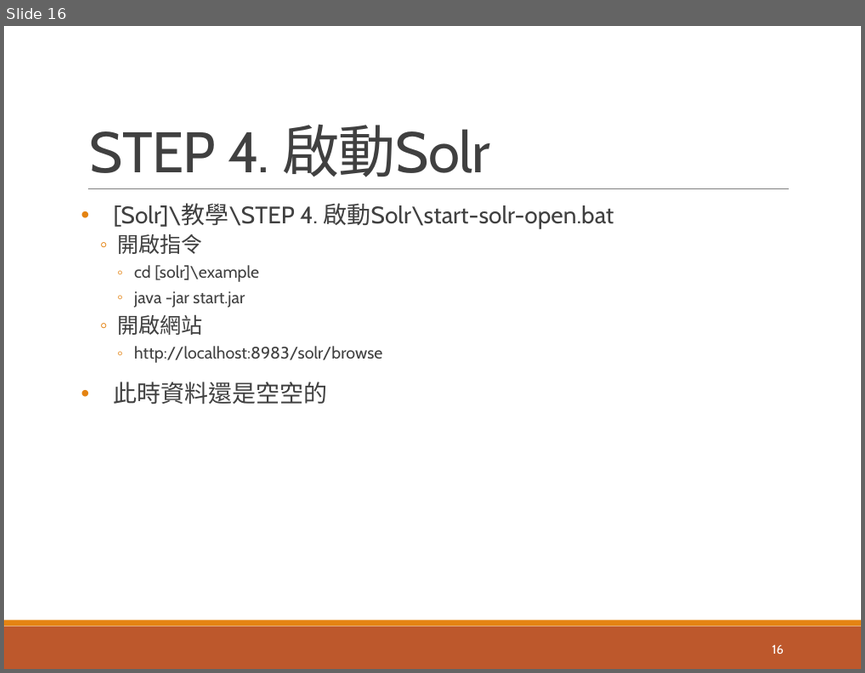
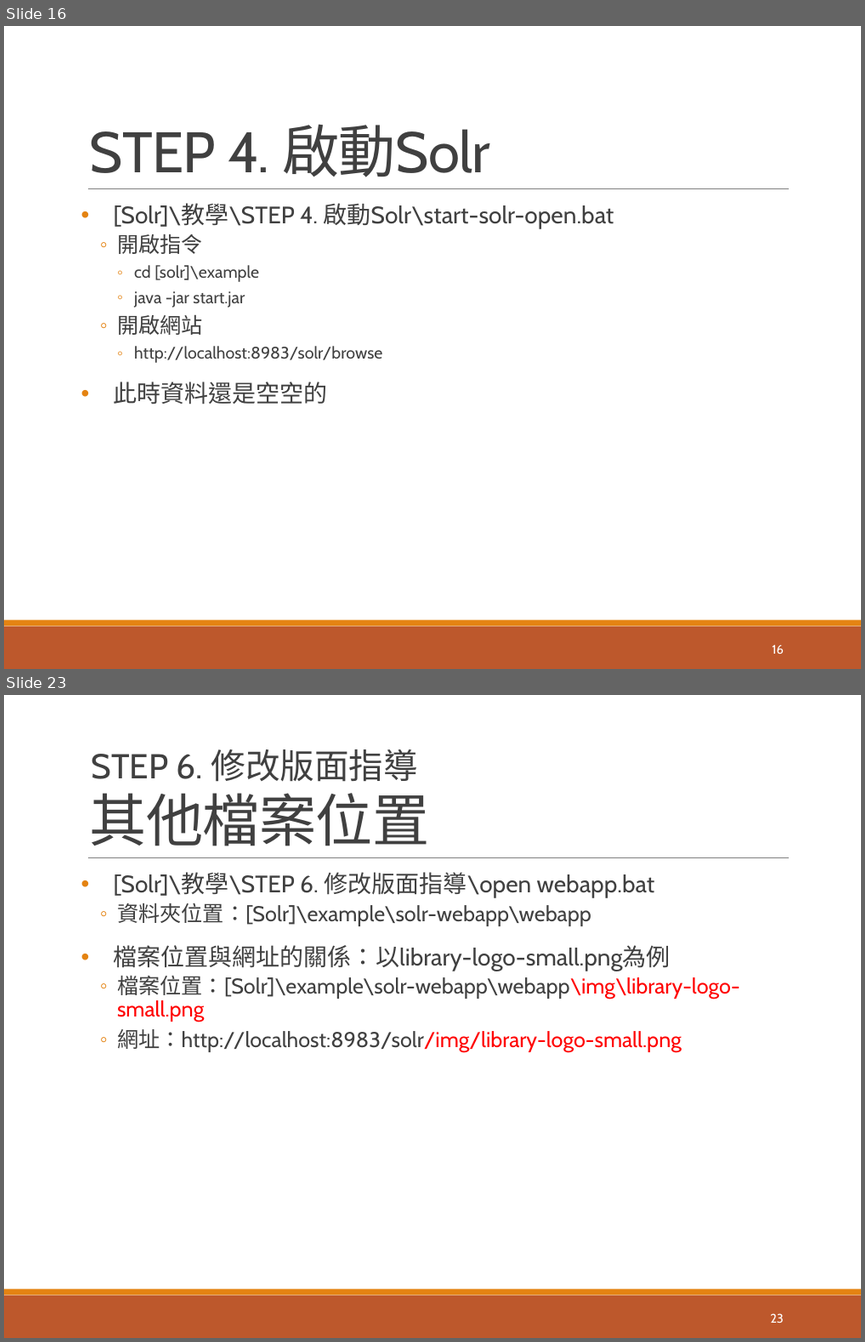
Before and after one commit to pulipulichen/ir-practice-solr, a slide deck: Apache Solr教學介紹.pptx. Shown one above the other, each under a label of ours: slide 16 before the commit, slides 16 and 23 after it; the slides between them are not shown. The pictures are 865x673 and 865x1342 pixels, drawn with LibreOffice and Linux fonts; fonts in the diff are those of the drawing. Boxes give left, top, right and bottom in pixels: in the first picture for what was removed or moved away, otherwise in the second. Text is boxed around its words. In the diff, an @@ line names an element or a change of style, - is before the commit and + after.

Commit message:
1216 大幅度修改版面細節

```diff
--- a/Apache Solr教學介紹.pptx
+++ b/Apache Solr教學介紹.pptx
@@ slide 23 added at [4, 695, 861, 1338], background #FFFFFF; not listed: 3 template elements that a slide beside it also shows @@
@@ text added at [92, 749, 418, 782], 29 pt, text #404040 @@
+STEP 6. 修改版面指導
@@ title added at [90, 793, 429, 846], 48 pt, text #404040 @@
+其他檔案位置
@@ text added at [114, 872, 740, 1052], 18 pt, text #404040 @@
+• [Solr]\教學\STEP 6. 修改版面指導\open webapp.bat
+  ◦ 資料夾位置：[Solr]\example\solr-webapp\webapp
+• 檔案位置與網址的關係：以library-logo-small.png為例
+  ◦ 檔案位置：[Solr]\example\solr-webapp\webapp\img\library-logo-small.png
+  ◦ 網址：http://localhost:8983/solr/img/library-logo-small.png
@@ page number added at [770, 1313, 783, 1322], 10.5 pt, text #FFFFFF @@
+23
```
Also in this commit, not shown: 6 slides changed, 6 other slides added, 19 other files.
